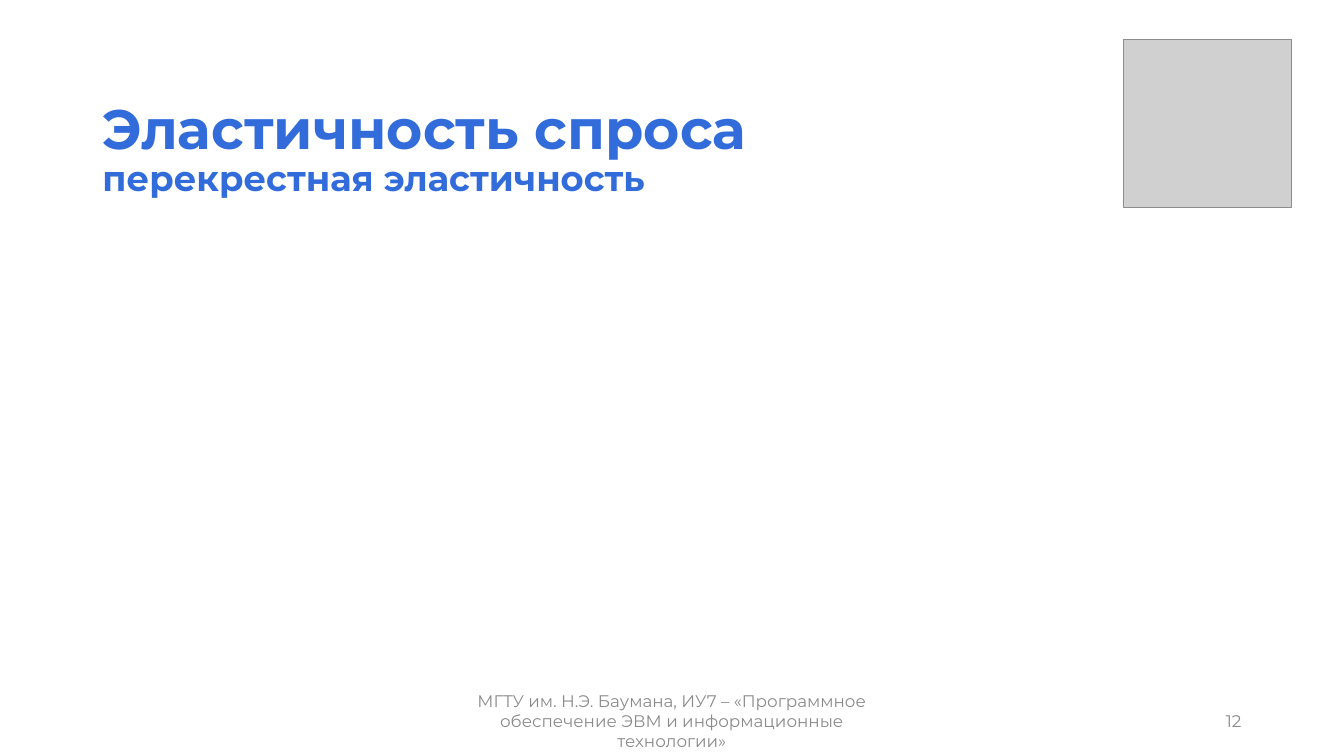
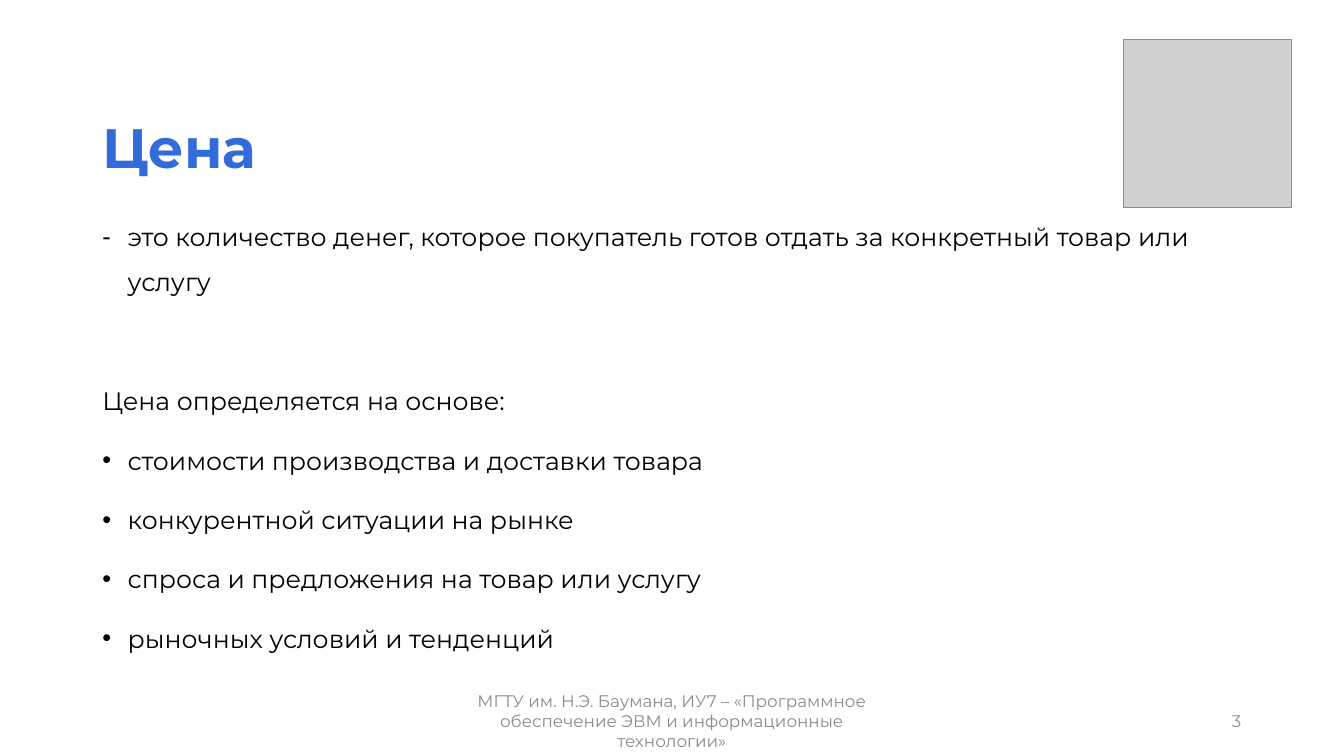
Before and after one commit to mshsvnv/Economics, a slide deck: slide 3 of module_02/pres.pptx (slide 12 before the commit). Drawn at 1344x756 pixels with LibreOffice and Linux fonts; fonts in the diff are those of the drawing; grey boxes stand for pictures. Boxes give left, top, right and bottom in pixels: in the first picture for what was removed or moved away, otherwise in the second. Text is boxed around its words. In the diff, an @@ line names an element or a change of style, - is before the commit and + after.

```diff
--- a/module_02/pres.pptx
+++ b/module_02/pres.pptx
@@ title at [102, 129, 256, 177]: text changed; size 25.2 to 39.6 pt @@
-Эластичность спроса
-перекрестная эластичность
+Цена
@@ text added at [102, 227, 1189, 653], 18 pt, text #000000 @@
+– это количество денег, которое покупатель готов отдать за конкретный товар или услугу
+Цена определяется на основе:
+• стоимости производства и доставки товара
+• конкурентной ситуации на рынке
+• спроса и предложения на товар или услугу
+• рыночных условий и тенденций
@@ page number at [1232, 715, 1241, 727]: text changed @@
-12
+3
```
Also in this commit, not shown: 8 other slides changed, 4 slides added, 7 slides removed, 19 other files.
